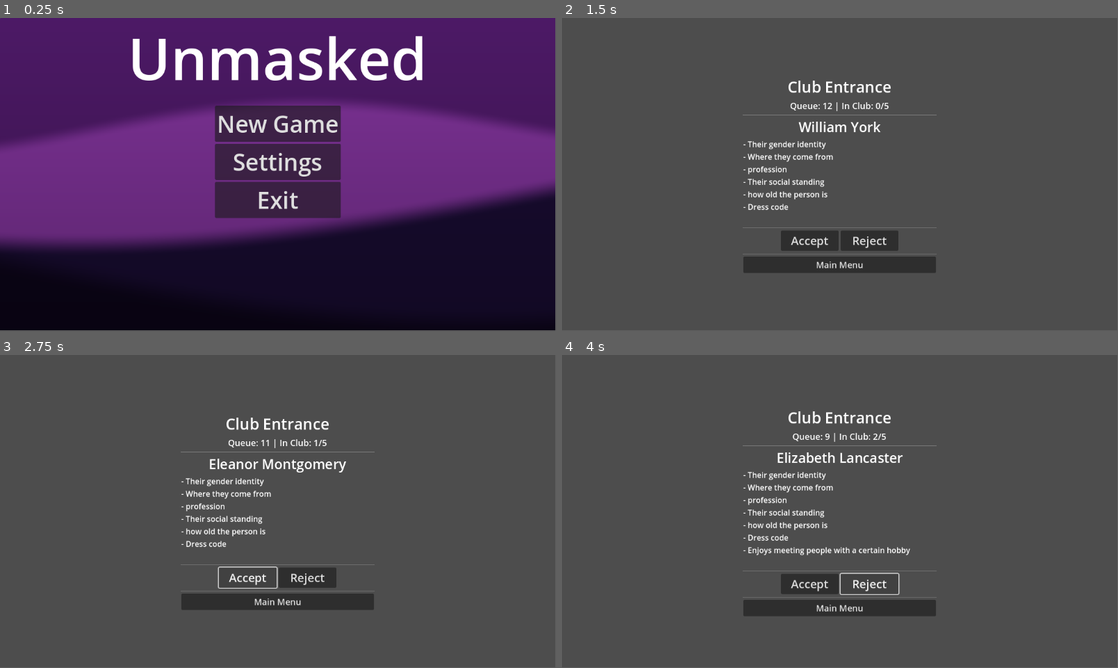
Above: before the commit, frames 1-4 (two rows, left to right).
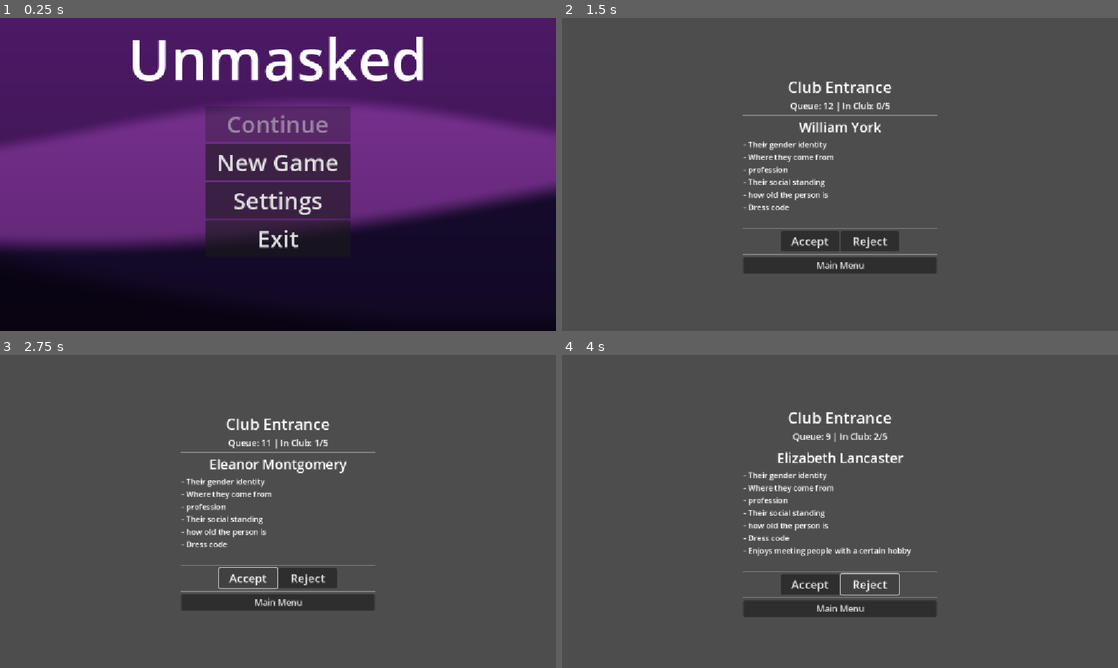
Above: after the commit, the same moments.

Repository: nunu-ai/ggj-2026-unmasked
Game: Godot game, scene res://scenes/main_menu.tscn
The game is run twice, just before and just after one commit, with the same random seed, the same clock (stepped at 60 frames per second) and the same inputs.
Inputs:
- Up to frame 1 (0.25 s): no input
- Up to frame 2 (1.5 s): click "New Game" at 0.5 s; click "Start Day" at 1.25 s
- Up to frame 3 (2.75 s): click "Accept" at 2 s
- Up to frame 4 (4 s): click "Accept" at 2.75 s; click "Reject" at 3.5 s
In our replay, the window is 799x449 before the commit and 800x450 after it. These sizes can differ from the game's own. Grey fills any space a smaller window leaves; there, only what the larger window draws over its background counts as a difference.

The runs differ from the first frame. In frame 1, 7.4% of the frame differs, in the area x 0-100%, y 0-74%; in frame 2, 2.3%; in frame 3, 2.5%; in frame 4, 2.7%.

Commit message:
make buttons functional

Diff:
--- a/project.godot
+++ b/project.godot
@@ -19,6 +19,10 @@
 
 SaveState="*res://scripts/save_state.gd"
 
+[display]
+
+window/stretch/mode="canvas_items"
+
 [dotnet]
 
 project/assembly_name="Unmasked"
--- a/scenes/main_menu.tscn
+++ b/scenes/main_menu.tscn
@@ -29,6 +29,7 @@
 
 [node name="RichTextLabel" type="RichTextLabel" parent="."]
 layout_mode = 0
+
 [node name="MainMenuVBox" type="VBoxContainer" parent="."]
 layout_mode = 1
 anchors_preset = 15
@@ -44,7 +45,9 @@
 anchors_preset = -1
 anchor_left = 0.5
 anchor_right = 0.5
+offset_left = -150.0
 offset_top = 182.0
+offset_right = 150.0
 grow_horizontal = 2
 size_flags_horizontal = 4
 
@@ -60,8 +63,6 @@
 theme_override_font_sizes/font_size = 48
 text = "New Game"
 
-[connection signal="pressed" from="VBoxContainer/ContinueButton" to="." method="_on_continue_button_pressed"]
-[connection signal="pressed" from="VBoxContainer/NewGameButton" to="." method="_on_new_game_button_pressed"]
 [node name="Settings" type="Button" parent="VBoxContainer"]
 custom_minimum_size = Vector2(0, 75)
 layout_mode = 2
@@ -83,3 +84,7 @@
 text = "Unmasked"
 fit_content = true
 horizontal_alignment = 1
+
+[connection signal="pressed" from="VBoxContainer/ContinueButton" to="." method="_on_continue_button_pressed"]
+[connection signal="pressed" from="VBoxContainer/NewGameButton" to="." method="_on_new_game_button_pressed"]
+[connection signal="pressed" from="VBoxContainer/Exit" to="." method="_on_exit_button_pressed"]
--- a/scripts/main_menu.gd
+++ b/scripts/main_menu.gd
@@ -3,7 +3,7 @@
 
 func _ready() -> void:
 	# Only show Continue button if there's a save file
-	$VBoxContainer/ContinueButton.visible = SaveState.has_save()
+	$VBoxContainer/ContinueButton.disabled = !SaveState.has_save()
 
 
 func _on_new_game_button_pressed() -> void:
@@ -13,3 +13,9 @@
 func _on_continue_button_pressed() -> void:
 	SaveState.load()
 	SaveState.switch_to_state(SaveStateClass.State.Manage)
+
+func _on_settings_button_pressed() -> void:
+	pass
+
+func _on_exit_button_pressed() -> void:
+	get_tree().quit()
